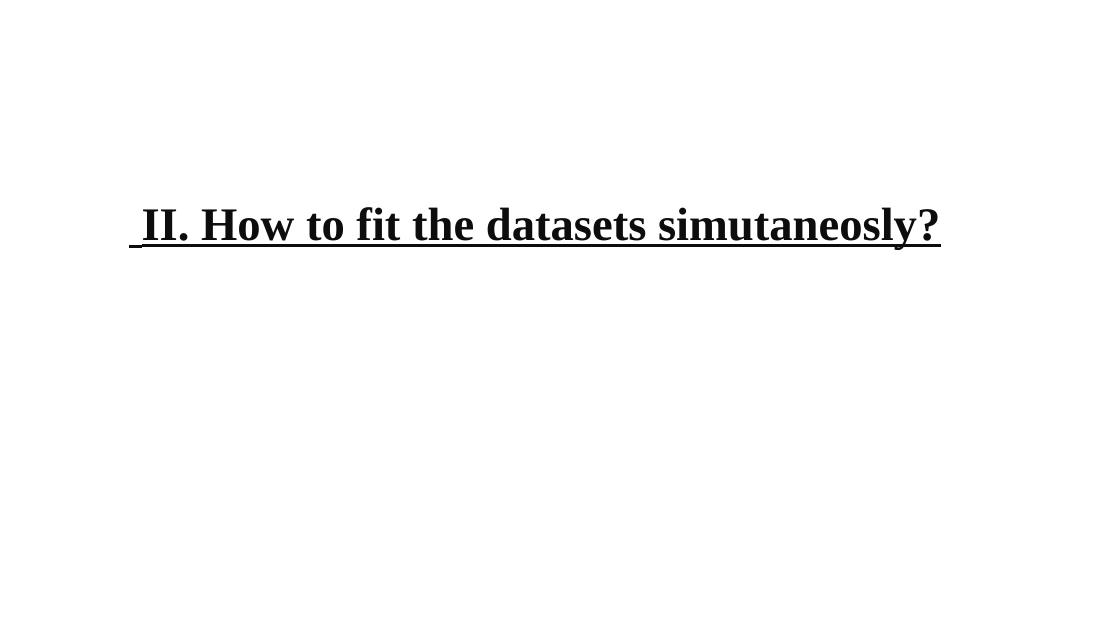
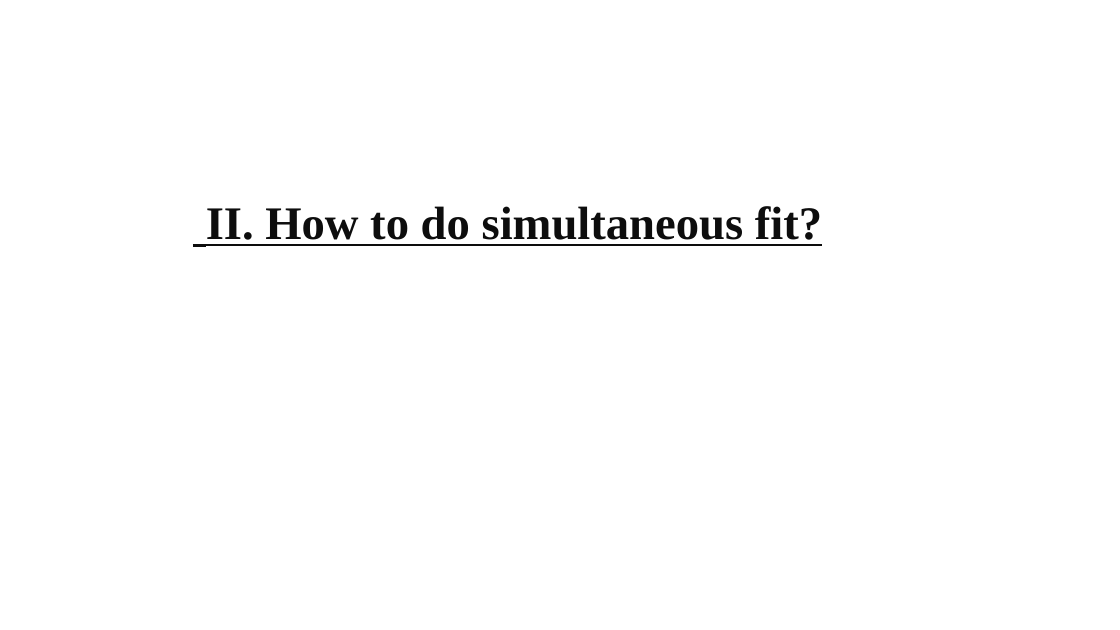
Before and after one commit to gfh16/StudyNotes, a slide deck: slide 38 of 2018Oct-Tutorial_HiRACsICalibrations.pptx (slide 37 before the commit). Drawn at 1120x630 pixels with LibreOffice and Linux fonts; fonts in the diff are those of the drawing. Boxes give left, top, right and bottom in pixels: in the first picture for what was removed or moved away, otherwise in the second. Text is boxed around its words. In the diff, an @@ line names an element or a change of style, - is before the commit and + after.

```diff
--- a/2018Oct-Tutorial_HiRACsICalibrations.pptx
+++ b/2018Oct-Tutorial_HiRACsICalibrations.pptx
@@ text at [206,206,822,246]: text changed @@
-II. How to fit the datasets simutaneosly?
+II. How to do simultaneous fit?
```
Also in this commit, not shown: 9 other slides changed, 4 slides added, 3 slides removed.
